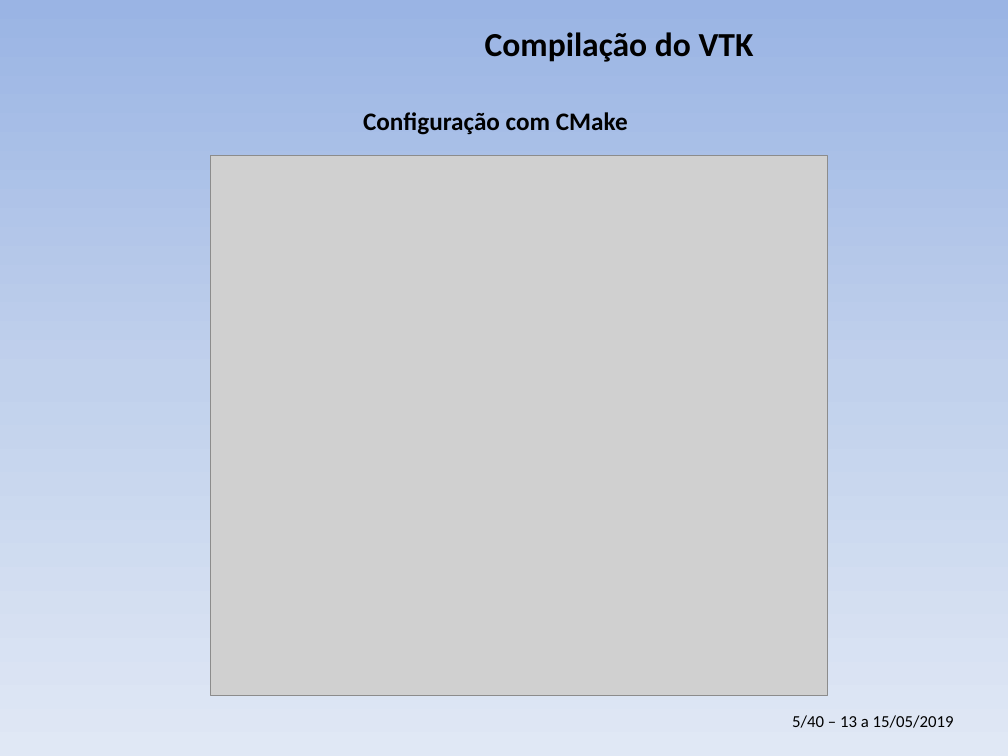
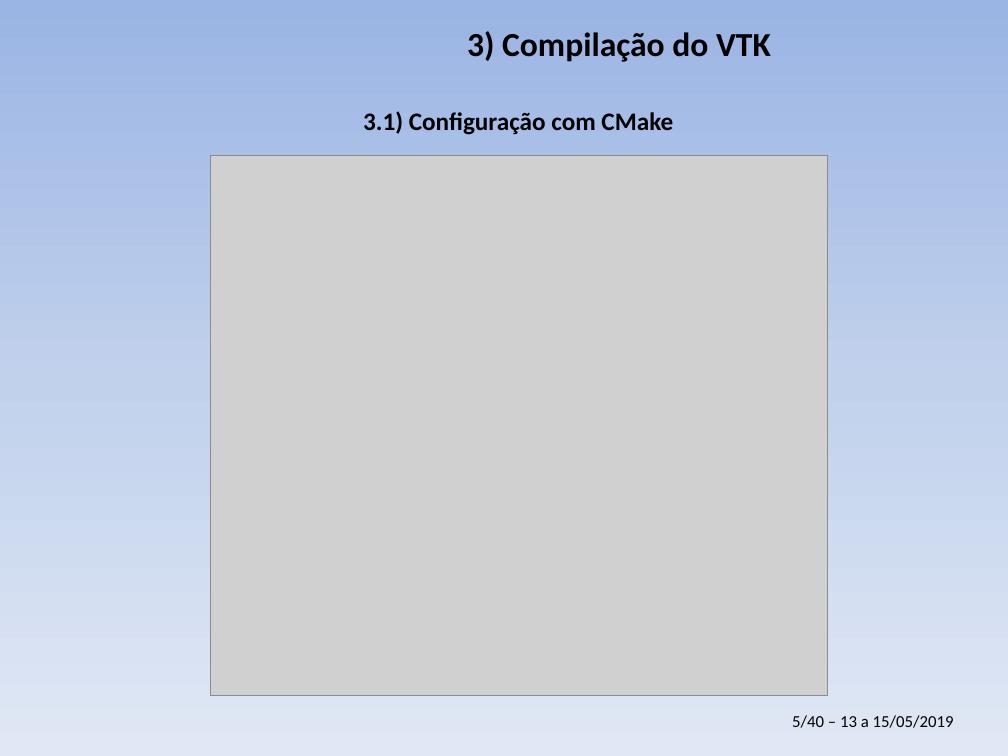
Before and after one commit to PauloCarvalhoRJ/cursoVTKgeo, a slide deck: slide 5 of aulas_3dias/slides_3dias.pptx. Drawn at 1008x756 pixels with LibreOffice and Linux fonts; fonts in the diff are those of the drawing; grey boxes stand for pictures; background and template pictures are left out. Boxes give left, top, right and bottom in pixels: in the first picture for what was removed or moved away, otherwise in the second. Text is boxed around its words. In the diff, an @@ line names an element or a change of style, - is before the commit and + after.

```diff
--- a/aulas_3dias/slides_3dias.pptx
+++ b/aulas_3dias/slides_3dias.pptx
@@ title at (467,31,771,62): text changed @@
-Compilação do VTK
+3) Compilação do VTK
@@ text at (363,111,673,135): text changed @@
-Configuração com CMake
+3.1) Configuração com CMake
```
Also in this commit, not shown: 8 other slides changed, 16 slides added.
